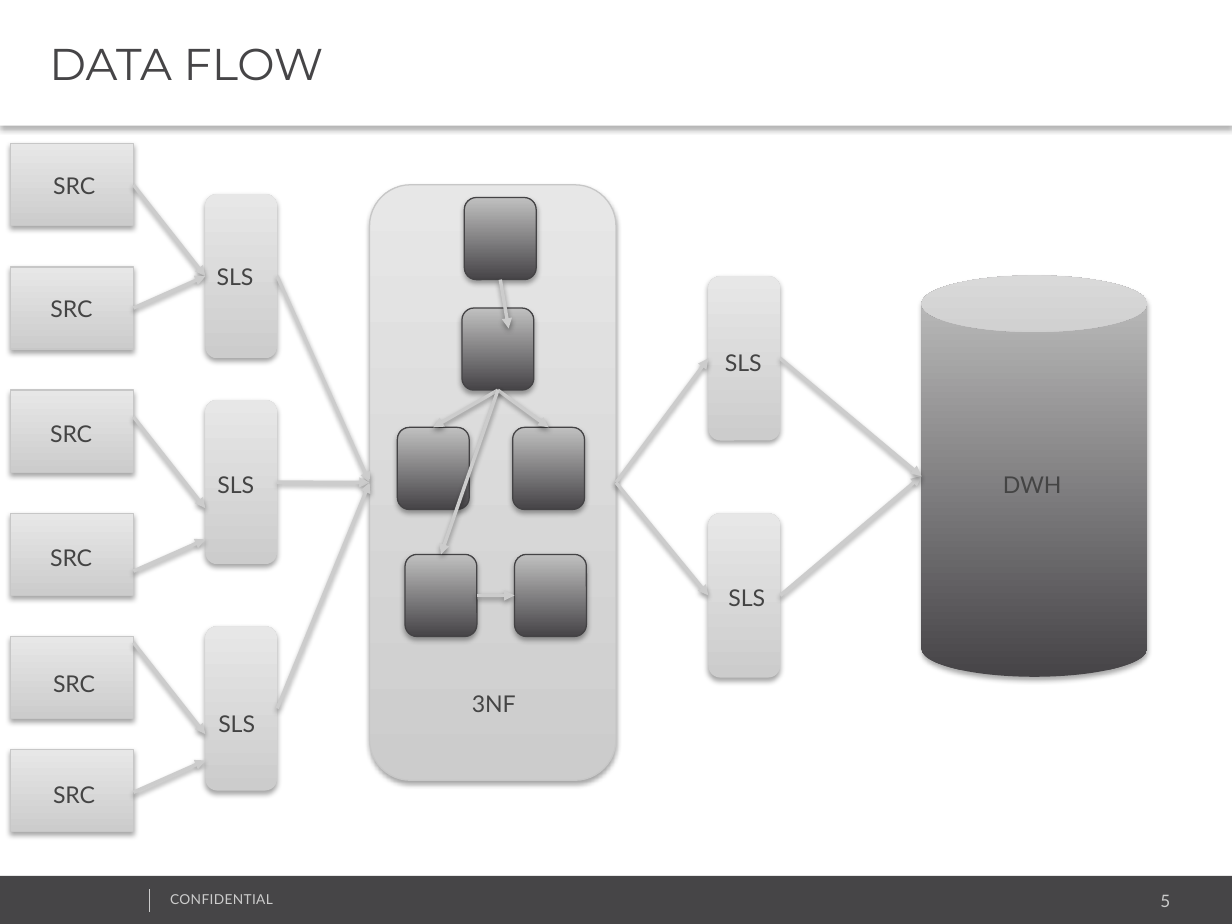
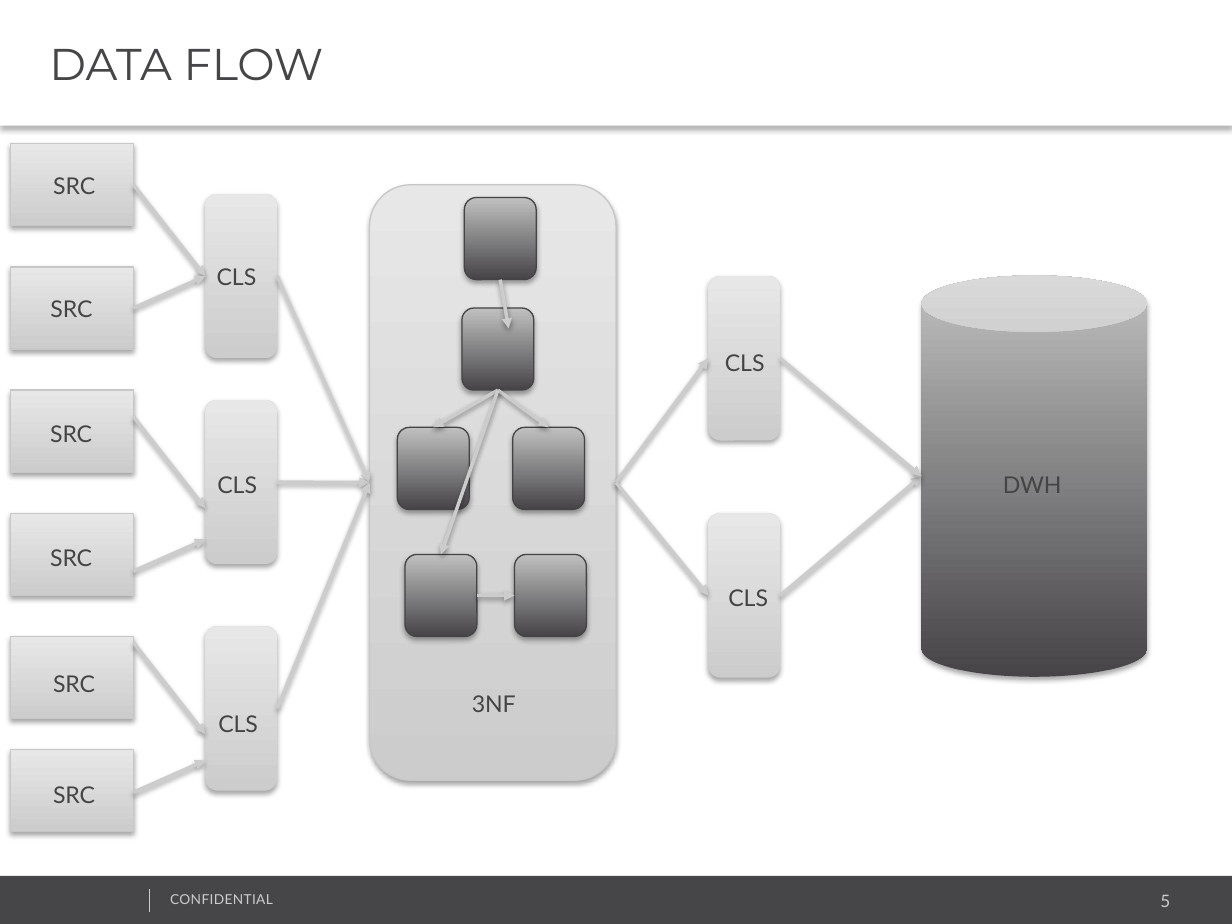
Before and after one commit to AnastasiaKhilko/BI-Lab-2017, a slide deck: slide 5 of _0. DWH/Projects/Arina_Marchenko/Presentation.pptx. Drawn at 1232x924 pixels with LibreOffice and Linux fonts; fonts in the diff are those of the drawing; background and template pictures are left out. Boxes give left, top, right and bottom in pixels: in the first picture for what was removed or moved away, otherwise in the second. Text is boxed around its words. In the diff, an @@ line names an element or a change of style, - is before the commit and + after.

```diff
--- a/_0. DWH/Projects/Arina_Marchenko/Presentation.pptx
+++ b/_0. DWH/Projects/Arina_Marchenko/Presentation.pptx
@@ text at (x1=217, y1=268, x2=257, y2=285): text changed @@
-SLS
+CLS
@@ text at (x1=725, y1=354, x2=765, y2=371): text changed @@
-SLS
+CLS
@@ text at (x1=217, y1=476, x2=257, y2=493): text changed @@
-SLS
+CLS
@@ text at (x1=728, y1=589, x2=768, y2=606): text changed @@
-SLS
+CLS
@@ text at (x1=218, y1=715, x2=258, y2=732): text changed @@
-SLS
+CLS
```
Also in this commit, not shown: 2 other files.
